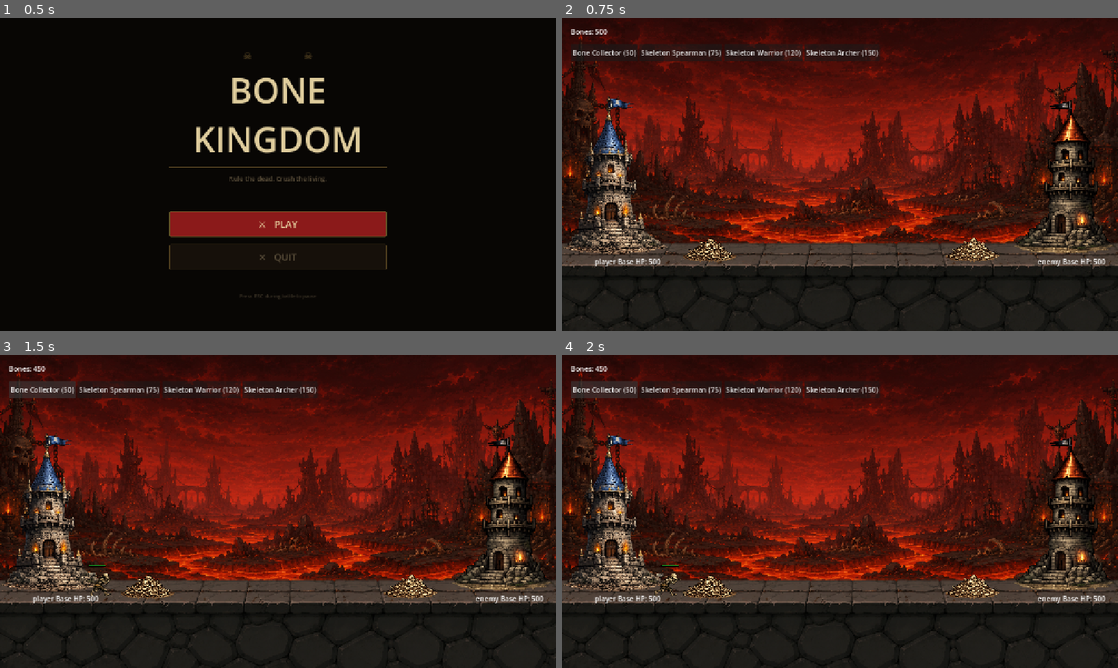
Above: before the commit, frames 1-4 (two rows, left to right).
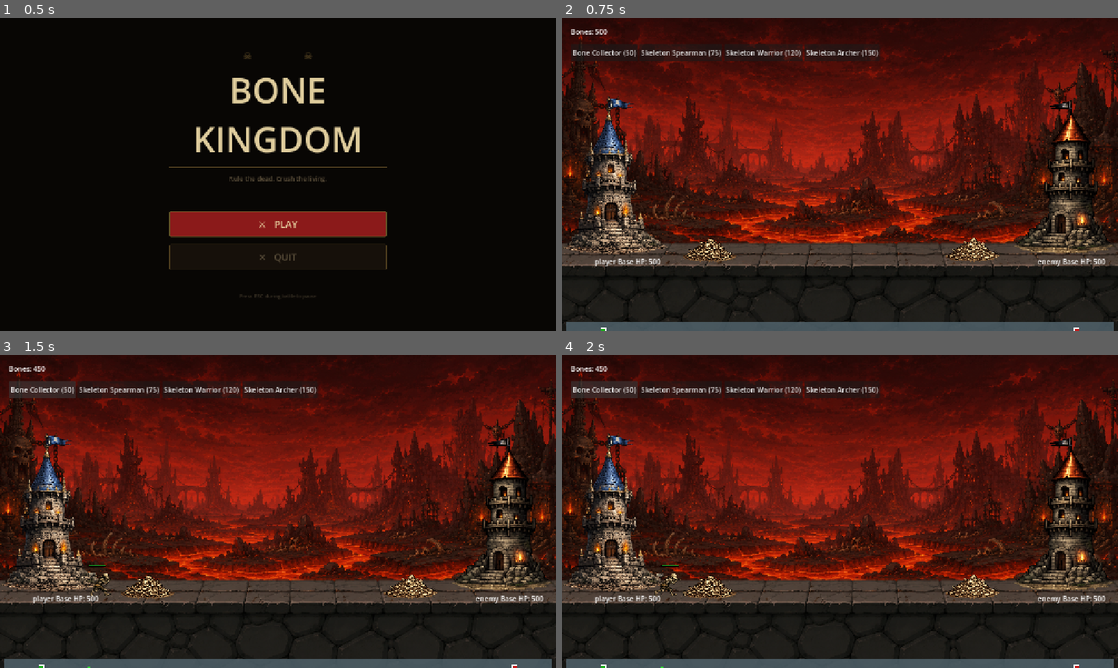
Above: after the commit, the same moments.

Repository: kyledeocades/BoneKingdom
Game: Godot game, scene res://scenes/MainMenu.tscn
Two runs of this game, one before a commit and one after it. Both use one fixed random seed, a clock stepped at 60 frames per second and the inputs below.
Inputs:
- Up to frame 1 (0.5 s): no input
- Up to frame 2 (0.75 s): click "⚔ PLAY" at 0.5 s
- Up to frame 3 (1.5 s): click "Bone Collector (50)" at 1.25 s
- Up to frame 4 (2 s): no input

Frame 1 is identical in both runs. In frame 2, 2.8% of the frame differs, in the area x 0-100%, y 97-100%; in frame 3, 2.8%; in frame 4, 2.8%.

Commit message:
added scrollbar which acts as a minimap
Co-authored-by: Copilot <copilot@github.com>

Diff:
--- a/scenes/Main.tscn
+++ b/scenes/Main.tscn
@@ -17,6 +17,7 @@
 [ext_resource type="Texture2D" uid="uid://clgurd5ic18v7" path="res://sprites/Towers/player_tower.png" id="15_cvmbd"]
 [ext_resource type="Texture2D" uid="uid://bfw1d5kil55hr" path="res://sprites/Towers/enemy_tower.png" id="16_cvmbd"]
 [ext_resource type="Script" uid="uid://dg0s4yvjl90s" path="res://scripts/systems/BackgroundScroller.gd" id="17_bg_scroller"]
+[ext_resource type="Script" uid="uid://clmqn7pyajdo" path="res://scripts/ui/BattleScrollbar.gd" id="18_battle_scrollbar"]
 
 [sub_resource type="RectangleShape2D" id="RectangleShape2D_0wfyh"]
 size = Vector2(100, 300)
@@ -47,6 +48,18 @@
 
 [node name="UIController" type="Node" parent="." unique_id=4444444]
 script = ExtResource("12_ui_ctrl")
+
+[node name="UILayer" type="CanvasLayer" parent="."]
+
+[node name="BattleScrollbar" type="Control" parent="UILayer" unique_id=5050505]
+layout_mode = 3
+anchors_preset = 15
+anchor_right = 1.0
+anchor_bottom = 1.0
+grow_horizontal = 2
+grow_vertical = 2
+mouse_filter = 1
+script = ExtResource("18_battle_scrollbar")
 
 [node name="Background" type="Sprite2D" parent="." unique_id=1213784102]
 texture_repeat = 3
--- /dev/null
+++ b/scripts/ui/BattleScrollbar.gd
@@ -0,0 +1,125 @@
+extends Control
+## Battle Scrollbar UI - Shows camera position, units, and bases on a horizontal bar
+## Displays at the bottom of the screen as a minimap/timeline view
+
+class_name BattleScrollbar
+
+# UI dimensions
+const BAR_HEIGHT: int = 40
+const BAR_MARGIN: int = 10
+const INDICATOR_SIZE: int = 6
+const BASE_SIZE: int = 12
+
+# Colors
+const COLOR_CAMERA: Color = Color(0.7, 0.9, 1.0, 0.3)  # Light blue (more transparent)
+const COLOR_FRIENDLY: Color = Color(0.2, 0.9, 0.2, 0.9)  # Green
+const COLOR_ENEMY: Color = Color(1.0, 0.2, 0.2, 0.9)  # Red
+const COLOR_BASE_FRIENDLY: Color = Color(0.1, 0.7, 0.1, 0.95)  # Dark green
+const COLOR_BASE_ENEMY: Color = Color(0.8, 0.1, 0.1, 0.95)  # Dark red
+const COLOR_BG: Color = Color(0.1, 0.1, 0.1, 0.7)  # Dark background
+const COLOR_BORDER: Color = Color(0.3, 0.3, 0.3, 0.9)
+
+# Game references
+var camera: Camera2D
+var unit_manager: Node
+var event_bus: Node
+var player_base: Node
+var enemy_base: Node
+
+# Map bounds (set at runtime)
+var map_min_x: float = 140.0
+var map_max_x: float = 1140.0
+var map_range: float = map_max_x - map_min_x
+
+func _ready() -> void:
+	# Setup UI properties
+	set_anchors_and_offsets_preset(Control.PRESET_BOTTOM_WIDE)
+	custom_minimum_size = Vector2(0, BAR_HEIGHT + BAR_MARGIN * 2)
+	mouse_filter = Control.MOUSE_FILTER_IGNORE
+
+	# Get game references
+	var main = get_tree().get_first_node_in_group("main")
+	if main:
+		camera = main.find_child("Camera2D")
+		player_base = main.find_child("PlayerBase")
+		enemy_base = main.find_child("EnemyBase")
+		unit_manager = get_tree().get_first_node_in_group("unit_manager")
+		event_bus = get_tree().get_first_node_in_group("game_event_bus")
+
+		# Calculate map bounds from bases/anchors
+		if player_base and enemy_base:
+			var player_x = player_base.global_position.x
+			var enemy_x = enemy_base.global_position.x
+			map_min_x = min(player_x, enemy_x) - 80
+			map_max_x = max(player_x, enemy_x) + 80
+			map_range = map_max_x - map_min_x
+
+func _process(_delta: float) -> void:
+	queue_redraw()
+
+func _draw() -> void:
+	var bar_rect = Rect2(BAR_MARGIN, BAR_MARGIN, size.x - BAR_MARGIN * 2, BAR_HEIGHT)
+
+	# Draw background
+	draw_rect(bar_rect, COLOR_BG)
+	draw_rect(bar_rect, COLOR_BORDER, false, 1.0)
+
+	# Draw camera view range first (so it appears behind everything)
+	if camera:
+		_draw_camera_indicator(bar_rect)
+
+	# Draw map scale markers (optional grid)
+	var section_count = 4
+	for i in range(1, section_count):
+		var x = bar_rect.position.x + (bar_rect.size.x * i / section_count)
+		draw_line(Vector2(x, bar_rect.position.y), Vector2(x, bar_rect.position.y + 4), COLOR_BORDER, 0.5)
+
+	# Draw friendly and enemy units
+	if unit_manager:
+		var friendly_units = unit_manager.get_team_units("player")
+		var enemy_units = unit_manager.get_team_units("enemy")
+
+		for unit in friendly_units:
+			_draw_unit_indicator(bar_rect, unit.global_position.x, COLOR_FRIENDLY)
+
+		for unit in enemy_units:
+			_draw_unit_indicator(bar_rect, unit.global_position.x, COLOR_ENEMY)
+
+	# Draw bases
+	if player_base:
+		_draw_base_indicator(bar_rect, player_base.global_position.x, COLOR_BASE_FRIENDLY)
+	if enemy_base:
+		_draw_base_indicator(bar_rect, enemy_base.global_position.x, COLOR_BASE_ENEMY)
+
+func _draw_unit_indicator(bar_rect: Rect2, world_x: float, color: Color) -> void:
+	var bar_x = _world_to_bar(world_x, bar_rect)
+	var center = Vector2(bar_x, bar_rect.get_center().y)
+	draw_circle(center, INDICATOR_SIZE / 2.0, color)
+
+func _draw_base_indicator(bar_rect: Rect2, world_x: float, color: Color) -> void:
+	var bar_x = _world_to_bar(world_x, bar_rect)
+	var center = Vector2(bar_x, bar_rect.get_center().y)
+	draw_rect(Rect2(center - Vector2(BASE_SIZE / 2, BASE_SIZE / 2), Vector2(BASE_SIZE, BASE_SIZE)), color)
+	draw_rect(Rect2(center - Vector2(BASE_SIZE / 2, BASE_SIZE / 2), Vector2(BASE_SIZE, BASE_SIZE)), Color.WHITE, false, 1.0)
+
+func _draw_camera_indicator(bar_rect: Rect2) -> void:
+	# Get camera bounds (approximate viewport width)
+	var viewport_half_width = get_viewport_rect().size.x * 0.5 / camera.zoom.x
+	var camera_left = camera.global_position.x - viewport_half_width
+	var camera_right = camera.global_position.x + viewport_half_width
+
+	var bar_left = _world_to_bar(camera_left, bar_rect)
+	var bar_right = _world_to_bar(camera_right, bar_rect)
+
+	# Draw camera view indicator
+	var camera_rect = Rect2(bar_left, bar_rect.position.y, bar_right - bar_left, bar_rect.size.y)
+	draw_rect(camera_rect, COLOR_CAMERA)
+	draw_rect(camera_rect, Color.WHITE, false, 1.5)
+
+func _world_to_bar(world_x: float, bar_rect: Rect2) -> float:
+	# Clamp world position to map bounds
+	world_x = clamp(world_x, map_min_x, map_max_x)
+
+	# Map world coordinates to bar coordinates
+	var normalized = (world_x - map_min_x) / map_range
+	return bar_rect.position.x + normalized * bar_rect.size.x
Not shown, added: scripts/systems/BackgroundScroller.gd.uid
Not shown, added: scripts/ui/BattleScrollbar.gd.uid
